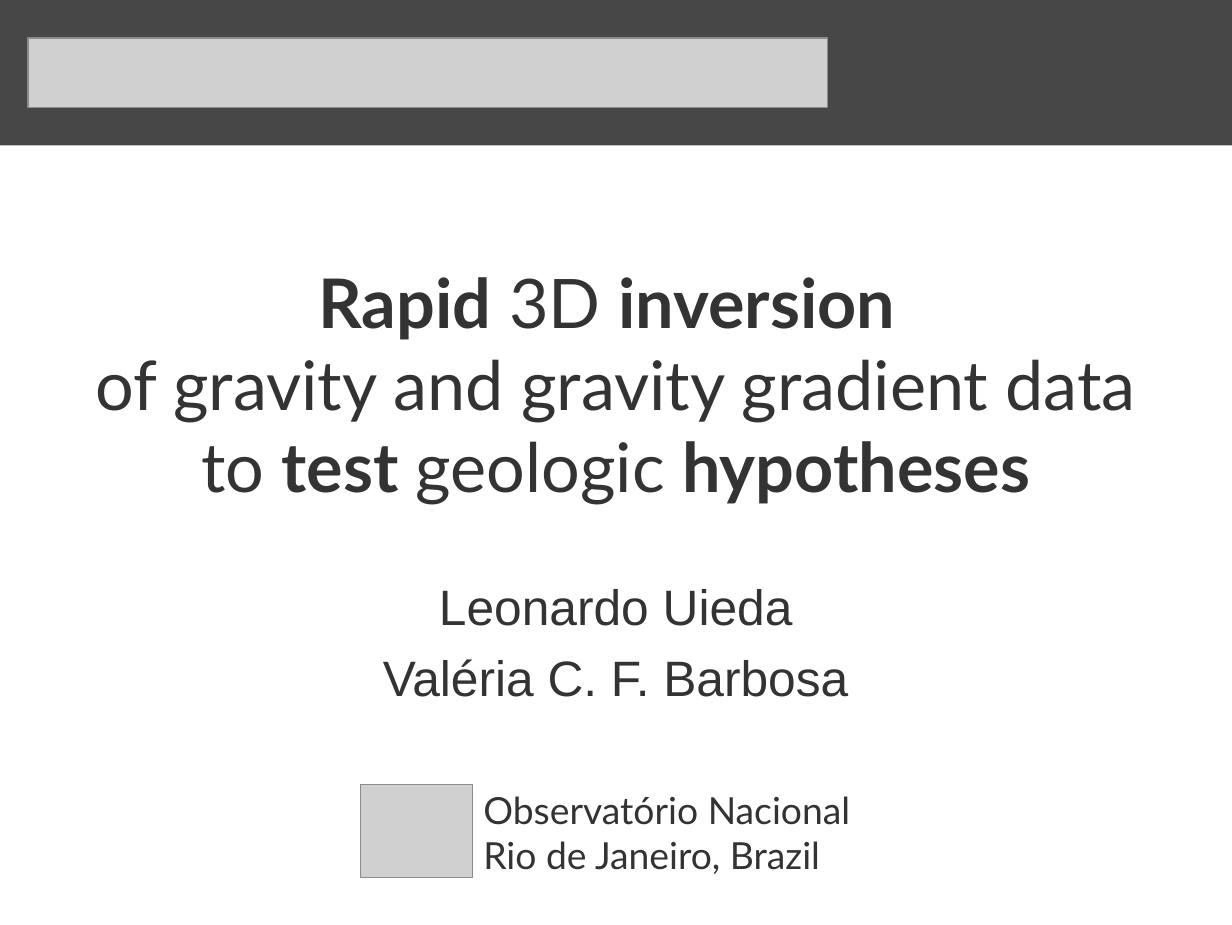
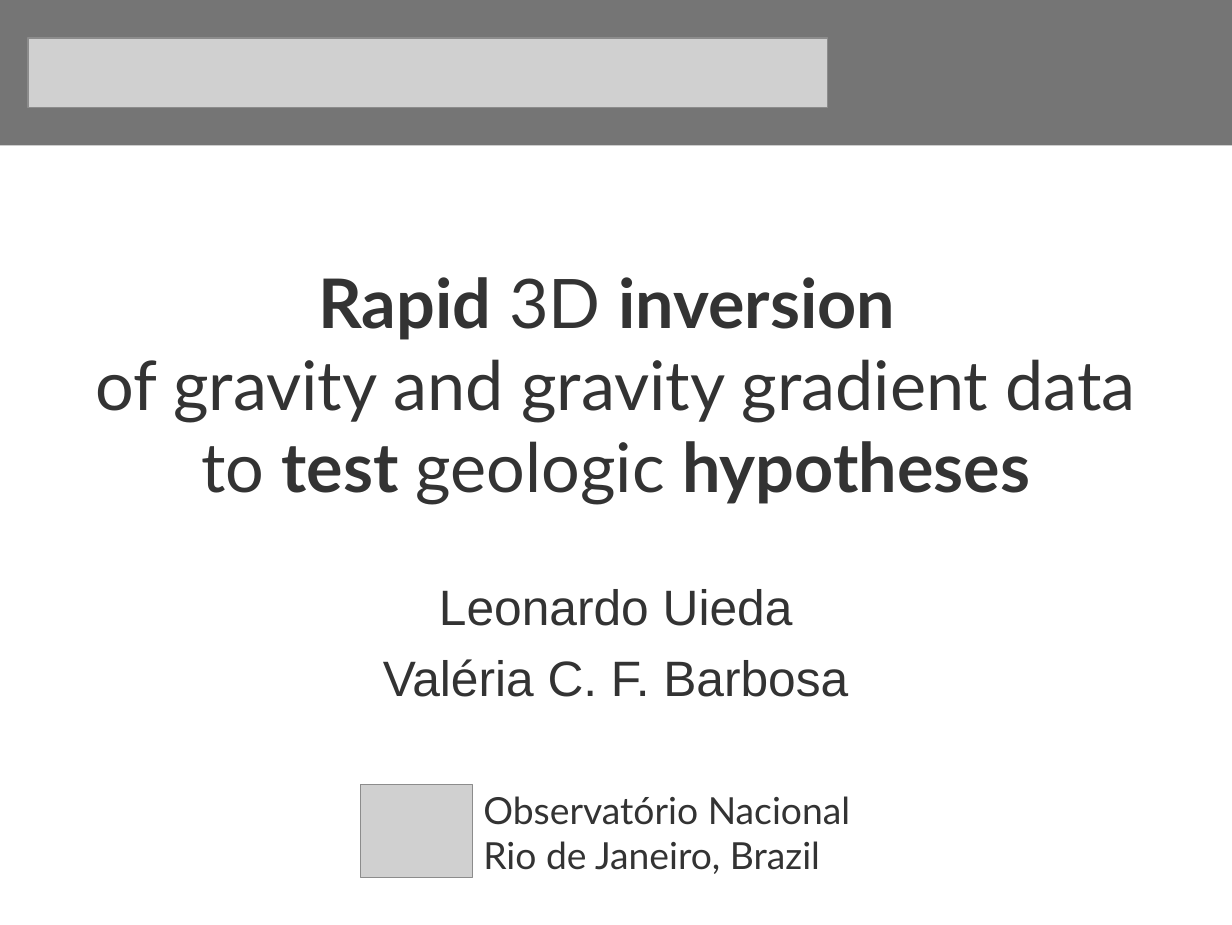
Before and after one commit to leouieda/gghs2012, a slide deck: slide 1 of presentation/uieda_barbosa_iag2012.odp. Drawn at 1232x925 pixels with LibreOffice and Linux fonts; fonts in the diff are those of the drawing; grey boxes stand for pictures; background and template pictures are left out. Boxes give left, top, right and bottom in pixels: in the first picture for what was removed or moved away, otherwise in the second. Text is boxed around its words. In the diff, an @@ line names an element or a change of style, - is before the commit and + after.

```diff
--- a/presentation/uieda_barbosa_iag2012.odp
+++ b/presentation/uieda_barbosa_iag2012.odp
@@ rectangle at <box>0,0,1232,145</box>: fill #333333 at 90% opacity to #666666 at 90% opacity @@
```
Also in this commit, not shown: 2 other slides changed, 2 slides added, 1 slide removed, 2 other files.
